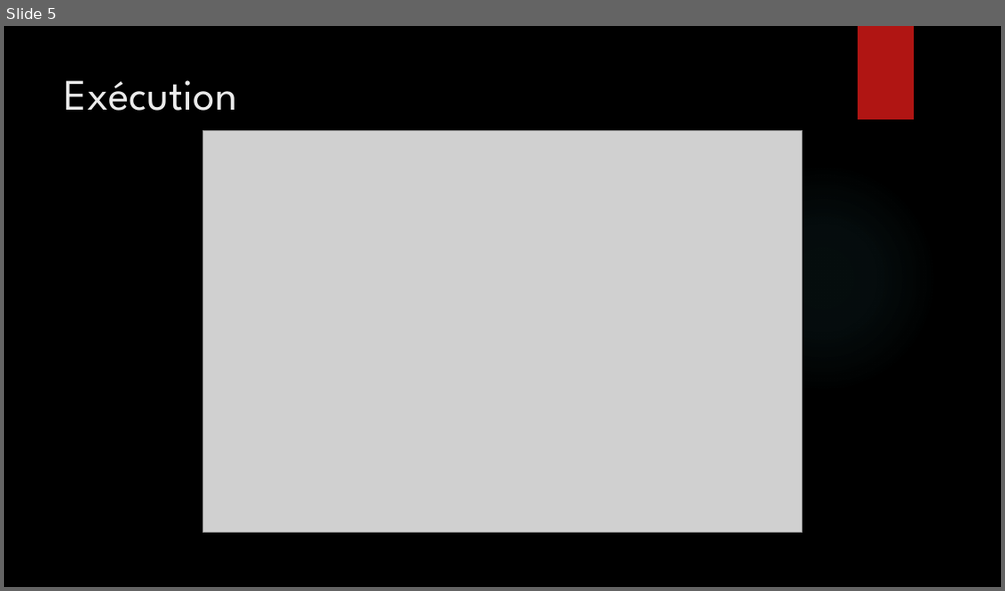
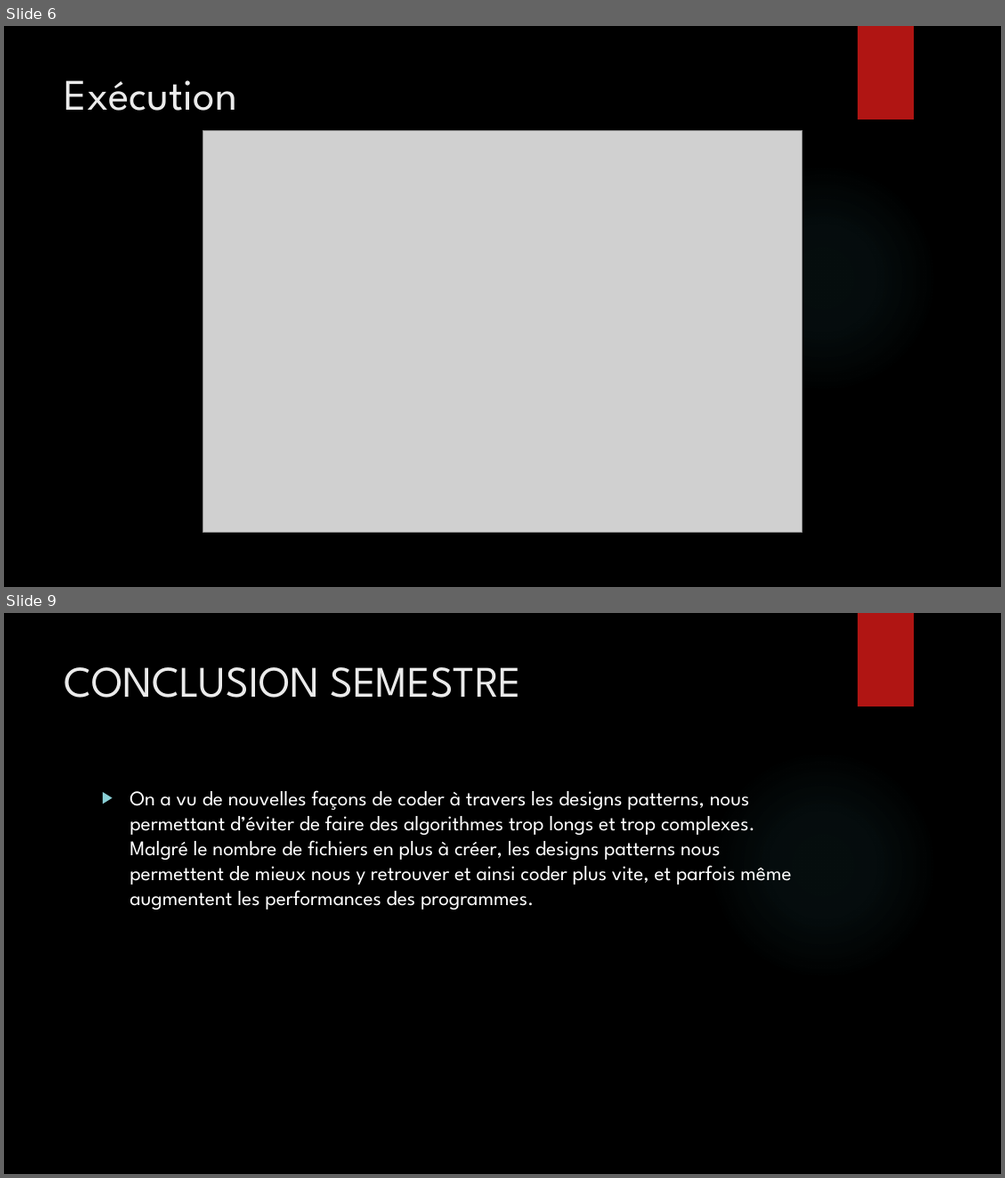
Before and after one commit to DienF/Projet-Finale, a slide deck: Présentation projet de Génie Logiciel.pptx. Shown one above the other, each under a label of ours: slide 5 before the commit, slides 6 and 9 after it; the slides between them are not shown. The pictures are 1005x591 and 1005x1178 pixels, drawn with LibreOffice and Linux fonts; fonts in the diff are those of the drawing; grey boxes stand for pictures; background and template pictures are left out. Boxes give left, top, right and bottom in pixels: in the first picture for what was removed or moved away, otherwise in the second. Text is boxed around its words. In the diff, an @@ line names an element or a change of style, - is before the commit and + after.

```diff
--- a/Présentation projet de Génie Logiciel.pptx
+++ b/Présentation projet de Génie Logiciel.pptx
@@ slide 9 added at (4, 613, 1001, 1174), background picture (left out); not listed: 2 template elements that a slide beside it also shows @@
@@ title added at (65, 667, 522, 698), 42 pt, text #EBEBEB @@
+CONCLUSION SEMESTRE
@@ text added at (129, 790, 791, 909), 20 pt, text #FFFFFF @@
+▶ On a vu de nouvelles façons de coder à travers les designs patterns, nous permettant d’éviter de faire des algorithmes trop longs et trop complexes. Malgré le nombre de fichiers en plus à créer, les designs patterns nous permettent de mieux nous y retrouver et ainsi coder plus vite, et parfois même augmentent les performances des programmes.
@@ what was slide 5 is now slide 6 @@
```
Also in this commit, not shown: 1 slide changed, 3 other slides added.
